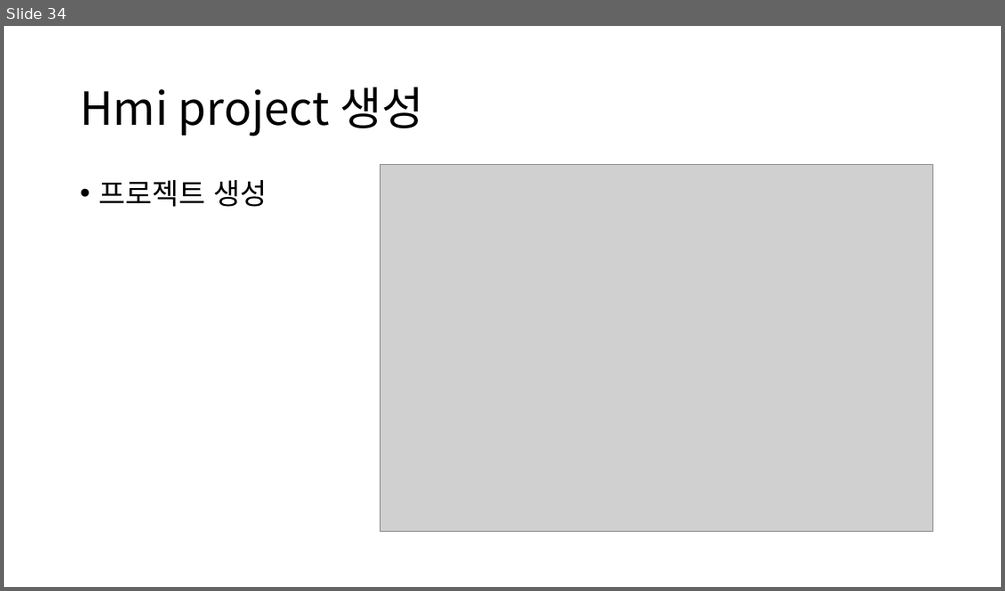
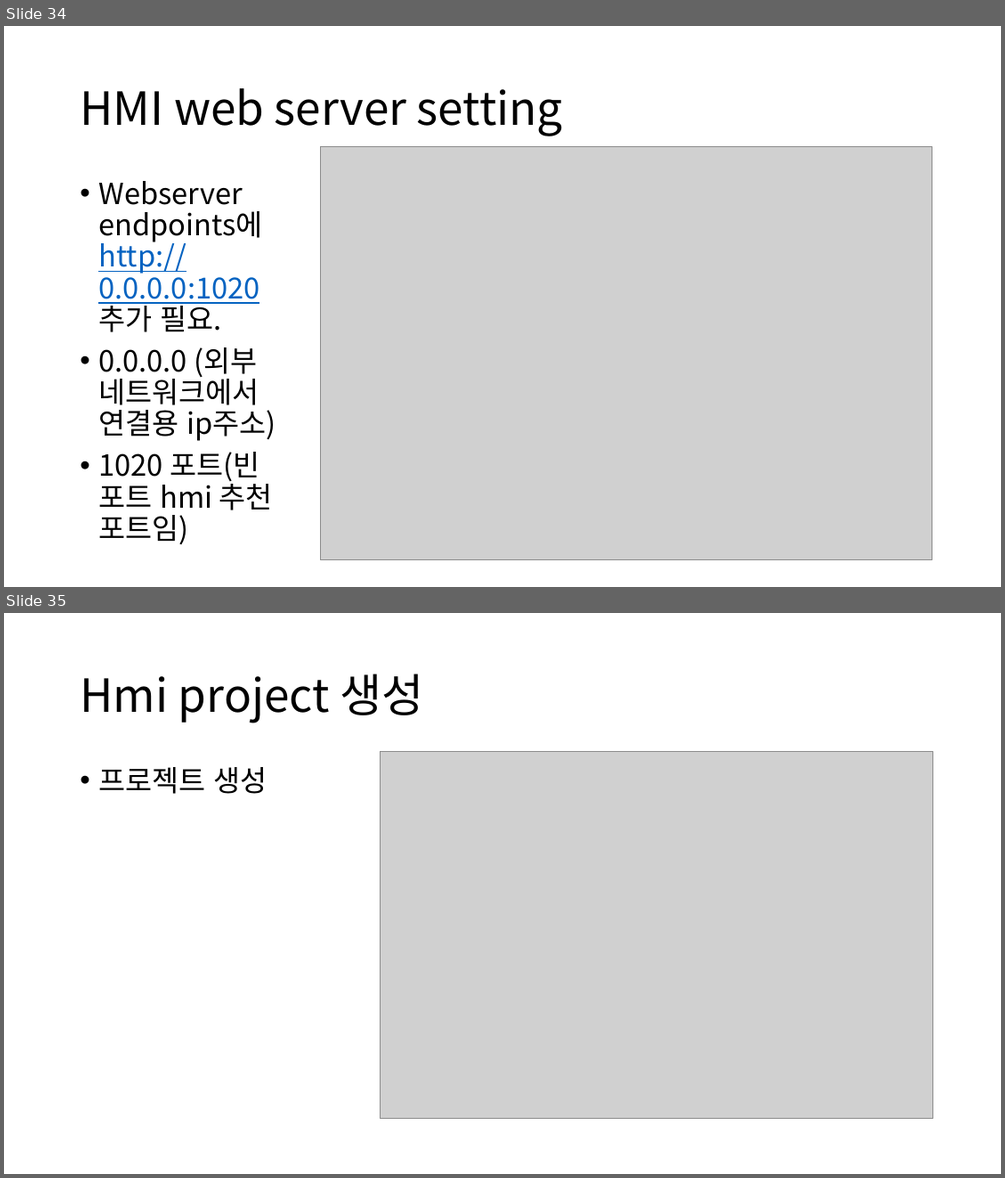
Before and after one commit to simjeh/TwinCAT_ecat_hmi_example, a slide deck: How to make twincat-Ecat project.pptx. Shown one above the other, each under a label of ours: slide 34 before the commit, slides 34 and 35 after it. The pictures are 1005x591 and 1005x1178 pixels, drawn with LibreOffice and Linux fonts; fonts in the diff are those of the drawing; grey boxes stand for pictures. Boxes give left, top, right and bottom in pixels: in the first picture for what was removed or moved away, otherwise in the second. Text is boxed around its words. In the diff, an @@ line names an element or a change of style, - is before the commit and + after.

```diff
--- a/How to make twincat-Ecat project.pptx
+++ b/How to make twincat-Ecat project.pptx
@@ slide 34 added at <box>4,26,1001,587</box>, background #FFFFFF @@
@@ title added at <box>80,88,563,136</box>, 44 pt, text #000000 @@
+HMI web server setting
@@ picture added at <box>320,146,933,560</box> @@
@@ text added at <box>98,181,276,544</box>, 28 pt, text #000000 @@
+• Webserver endpoints에 http://0.0.0.0:1020 추가 필요.
+• 0.0.0.0 (외부 네트워크에서 연결용 ip주소)
+• 1020 포트(빈 포트 hmi 추천 포트임)
@@ what was slide 34 is now slide 35 @@
```
Also in this commit, not shown: 1 slide changed.
